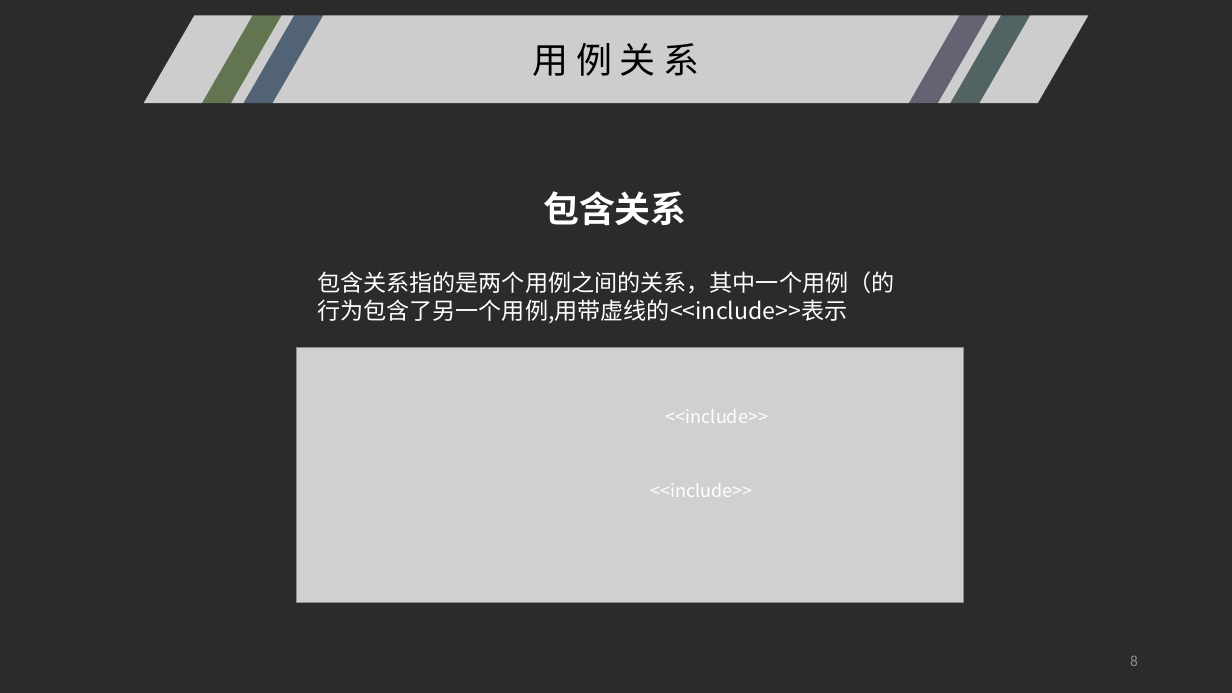
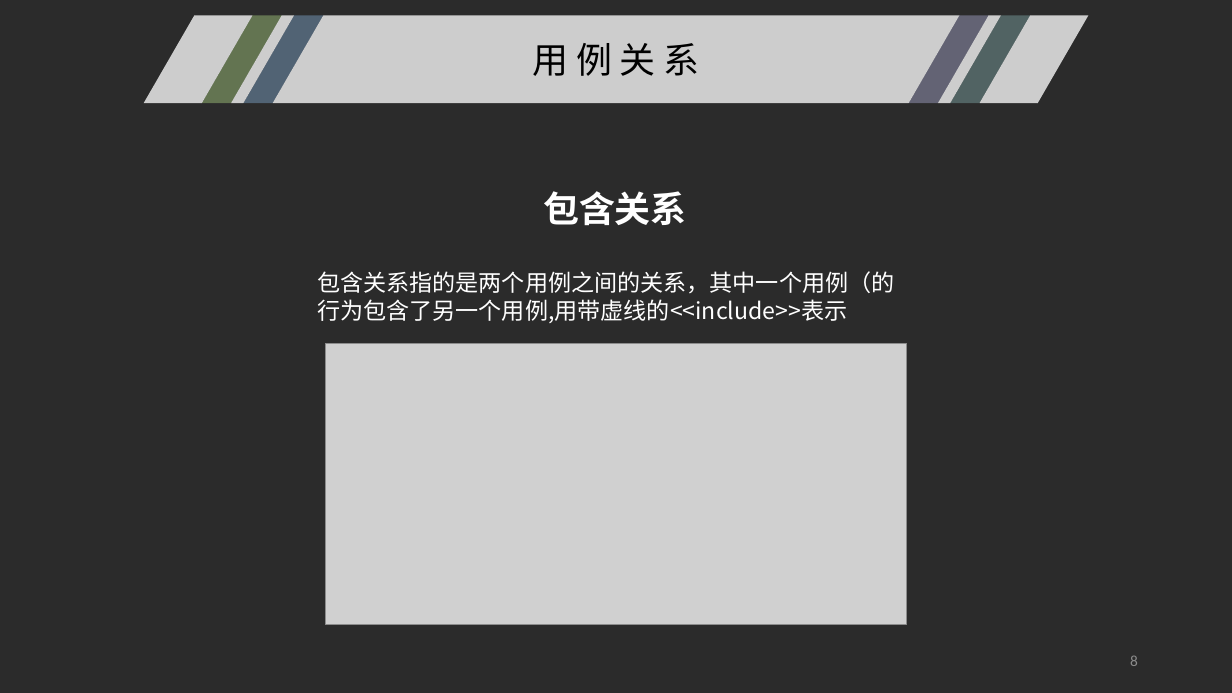
Before and after one commit to SoftwareRequirtmentsG02/Document, a slide deck: slide 8 of PPT/UML/UML基础I.pptx. Drawn at 1232x693 pixels with LibreOffice and Linux fonts; fonts in the diff are those of the drawing; grey boxes stand for pictures; background and template pictures are left out; a plain dark background stands for a picture behind light text. Boxes give left, top, right and bottom in pixels: in the first picture for what was removed or moved away, otherwise in the second. Text is boxed around its words. In the diff, an @@ line names an element or a change of style, - is before the commit and + after.

```diff
--- a/PPT/UML/UML基础I.pptx
+++ b/PPT/UML/UML基础I.pptx
@@ picture: place and size @@
-picture at box(297, 348, 964, 603)
+picture at box(325, 344, 906, 626)
@@ text removed at box(666, 409, 768, 423) @@
-<<include>>
@@ text removed at box(651, 483, 753, 497) @@
-<<include>>
```
Also in this commit, not shown: 3 other slides changed, 2 other files.
